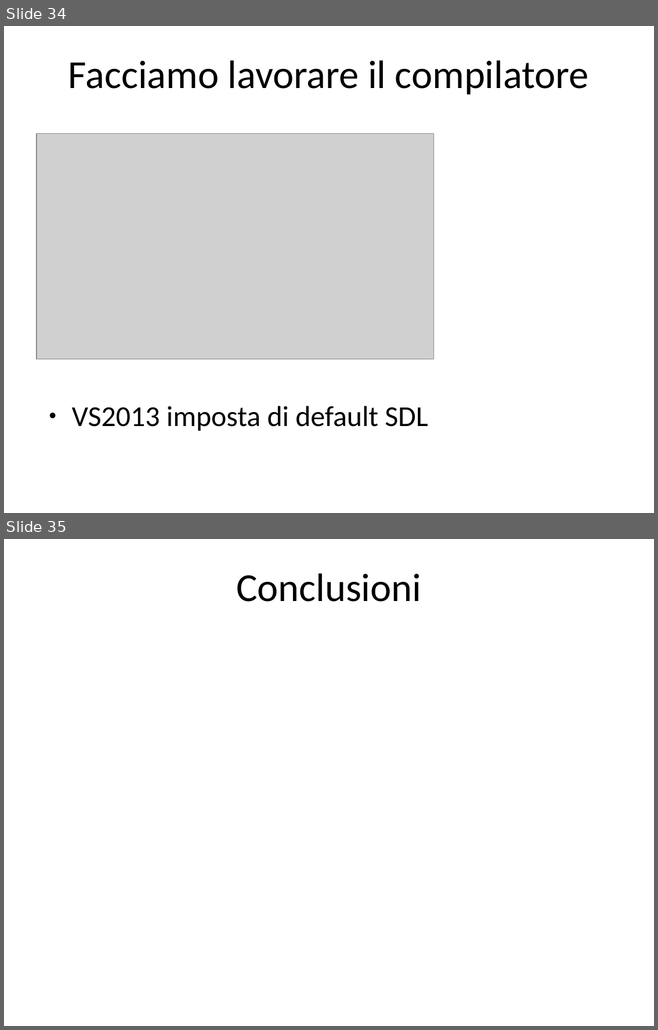
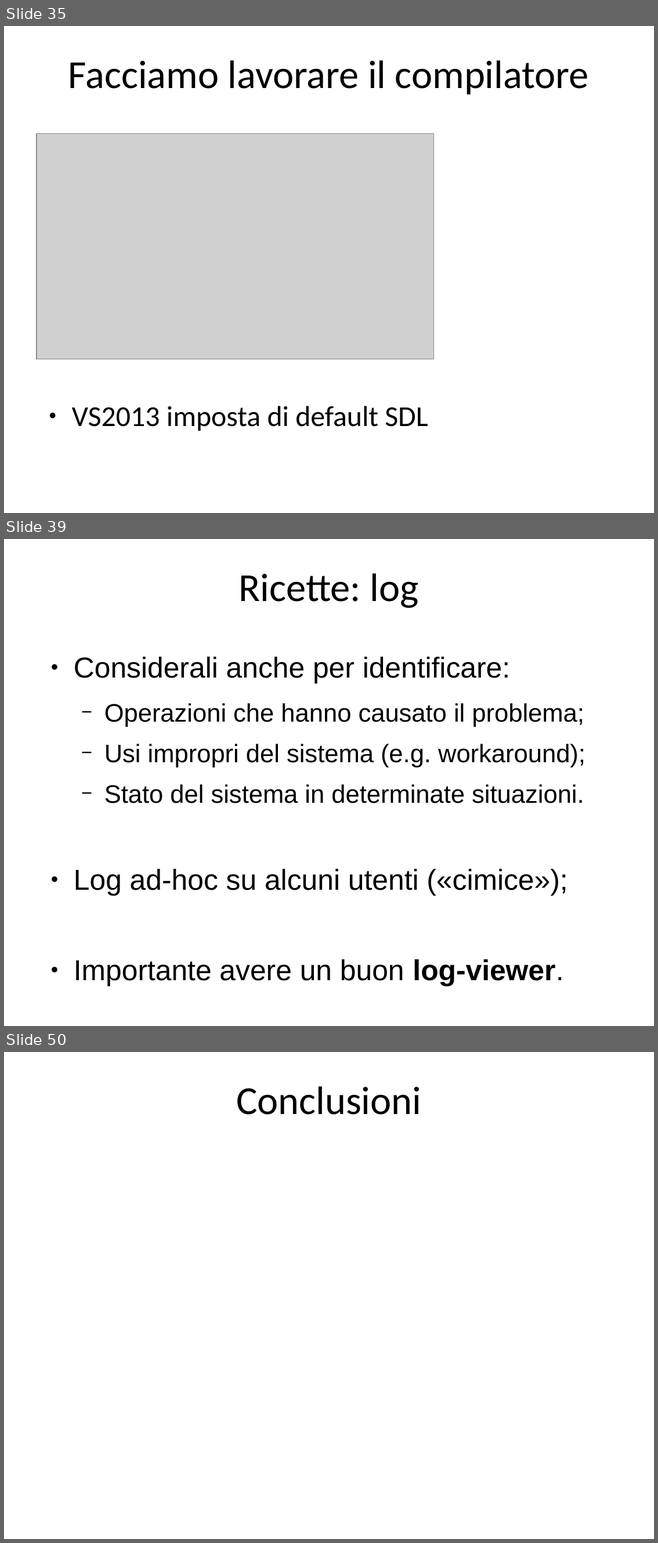
Before and after one commit to rramirez-tec-mx/Repo, a slide deck: La salute del software.odp. Shown one above the other, each under a label of ours: slides 34 and 35 before the commit, slides 35, 39 and 50 after it; the slides between them are not shown. The pictures are 658x1030 and 658x1543 pixels, drawn with LibreOffice and Linux fonts; fonts in the diff are those of the drawing; grey boxes stand for pictures. Boxes give left, top, right and bottom in pixels: in the first picture for what was removed or moved away, otherwise in the second. Text is boxed around its words. In the diff, an @@ line names an element or a change of style, - is before the commit and + after.

```diff
--- a/La salute del software.odp
+++ b/La salute del software.odp
@@ slide 39 added at (4,539,654,1026), background #FFFFFF @@
@@ title added at (239,573,418,608), 44 pt, text #000000 @@
+Ricette: log
@@ text added at (74,657,585,987), 28 pt, text #000000 @@
+● Considerali anche per identificare:
+  − Operazioni che hanno causato il problema;
+  − Usi impropri del sistema (e.g. workaround);
+  − Stato del sistema in determinate situazioni.
+● Log ad-hoc su alcuni utenti («cimice»);
+● Importante avere un buon log-viewer.
@@ what was slide 34 is now slide 35 @@
@@ what was slide 35 is now slide 50 @@
```
Also in this commit, not shown: 11 slides changed, 15 other slides added, 1 slide removed.
